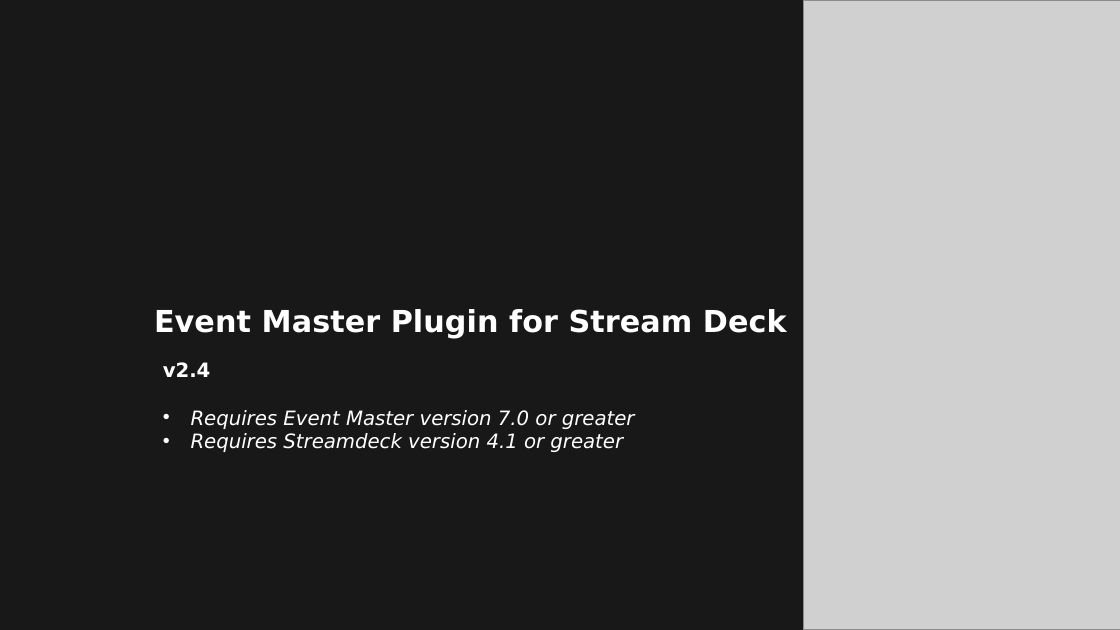
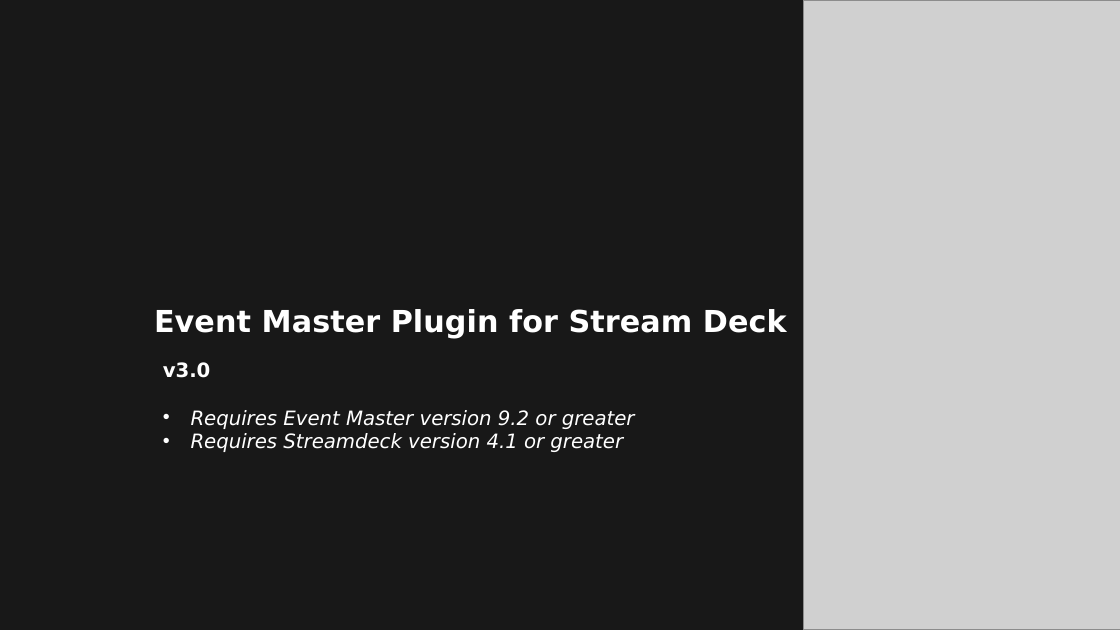
Before and after one commit to robbie78669/streamdeck-eventmaster, a slide deck: slide 1 of Stream Deck for Event Master v3.0.pptx. Drawn at 1120x630 pixels with LibreOffice and Linux fonts; fonts in the diff are those of the drawing; grey boxes stand for pictures; background and template pictures are left out. Boxes give left, top, right and bottom in pixels: in the first picture for what was removed or moved away, otherwise in the second. Text is boxed around its words. In the diff, an @@ line names an element or a change of style, - is before the commit and + after.

```diff
--- a/Stream Deck for Event Master v3.0.pptx
+++ b/Stream Deck for Event Master v3.0.pptx
@@ text at [163, 362, 635, 429]: text changed @@
-v2.4
-• Requires Event Master version 7.0 or greater
+v3.0
+• Requires Event Master version 9.2 or greater
```
Also in this commit, not shown: 7 other slides changed, 2 slides added, 4 other files.
